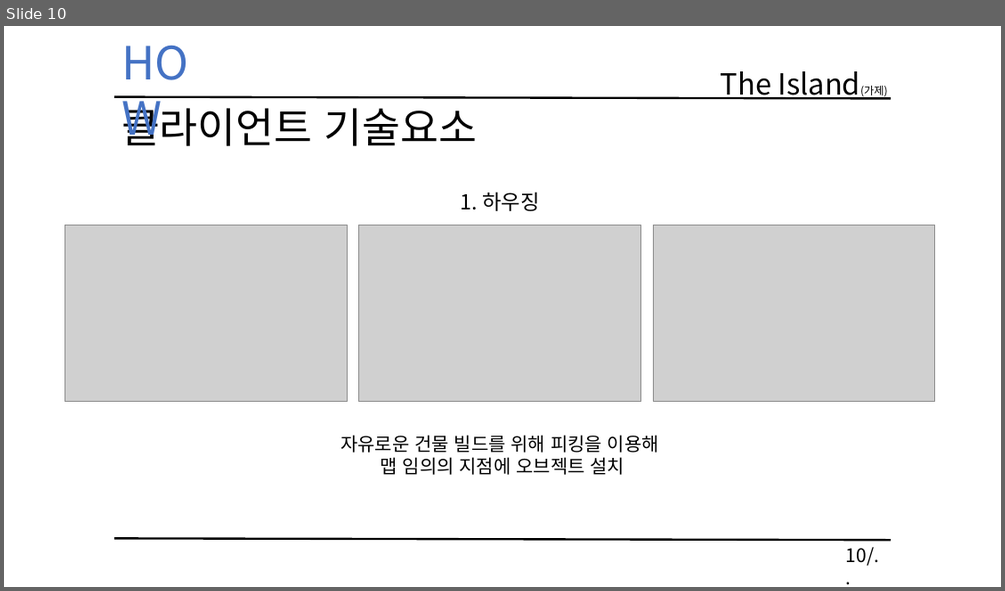
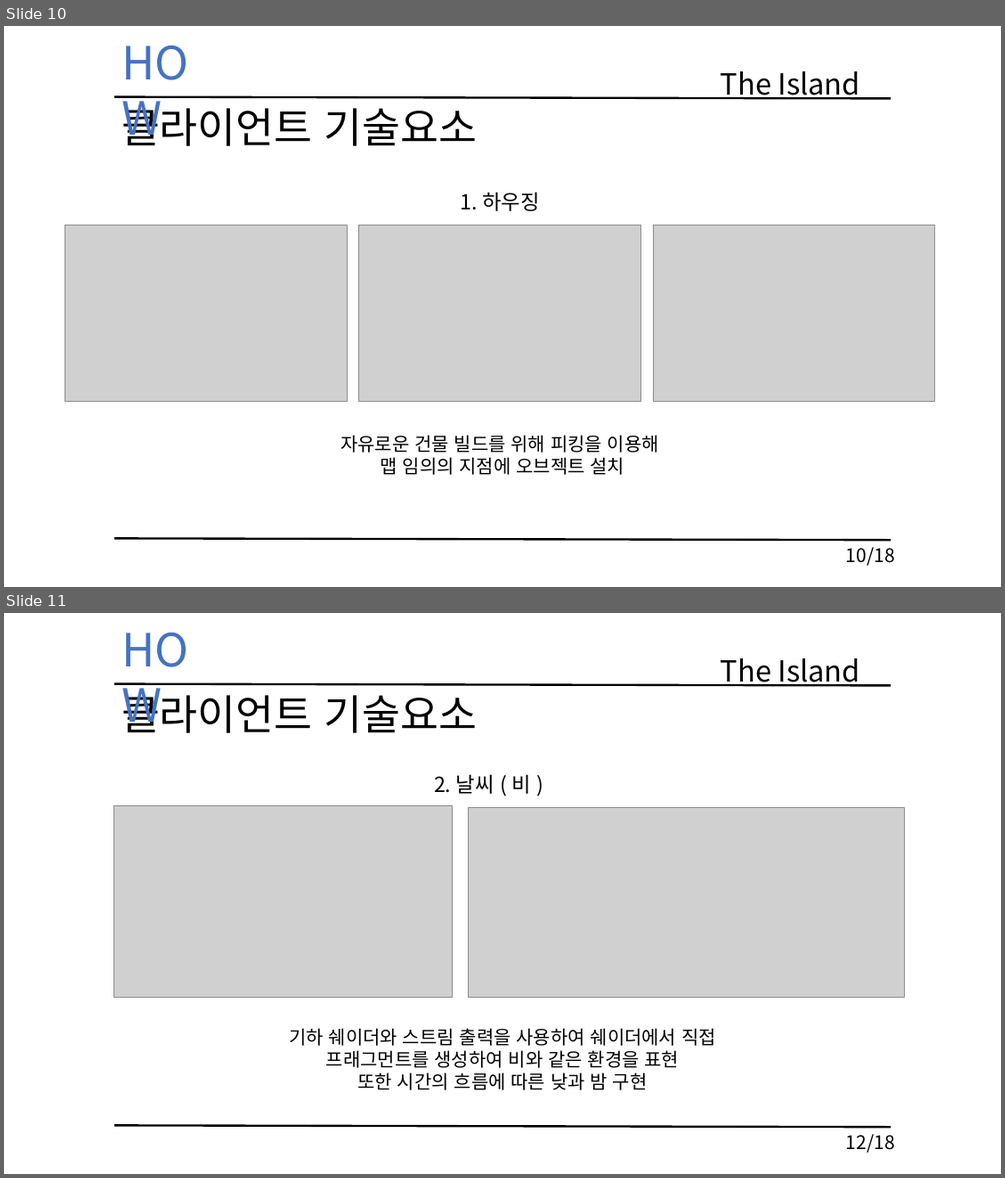
Before and after one commit to KimHaYoon/SickPerson, a slide deck: 문서/졸업작품 게임 기획서 초안.pptx. Shown one above the other, each under a label of ours: slide 10 before the commit, slides 10 and 11 after it. The pictures are 1005x591 and 1005x1178 pixels, drawn with LibreOffice and Linux fonts; fonts in the diff are those of the drawing; grey boxes stand for pictures. Boxes give left, top, right and bottom in pixels: in the first picture for what was removed or moved away, otherwise in the second. Text is boxed around its words. In the diff, an @@ line names an element or a change of style, - is before the commit and + after.

```diff
--- a/문서/졸업작품 게임 기획서 초안.pptx
+++ b/문서/졸업작품 게임 기획서 초안.pptx
@@ slide 11 added at [4,613,1001,1174], background #FFFFFF @@
@@ text added at [114,617,226,681], 44 pt, text #4472C4 @@
+HOW
@@ text added at [720,658,860,687], 28 pt, text #000000 @@
+The Island
@@ line added from (114, 684) to (890, 686), #000000 2 pt @@
@@ text added at [121,688,477,733], 40 pt, text #000000 @@
+클라이언트 기술요소
@@ text added at [434,774,530,794], 20 pt, text #000000 @@
+2. 날씨 ( 비 )
@@ picture added at [114,805,453,997] @@
@@ picture added at [469,807,905,997] @@
@@ text added at [289,1028,716,1090], 18 pt, text #000000 @@
+기하 쉐이더와 스트림 출력을 사용하여 쉐이더에서 직접
+프래그먼트를 생성하여 비와 같은 환경을 표현
+또한 시간의 흐름에 따른 낮과 밤 구현
@@ line added from (114, 1126) to (890, 1127), #000000 2 pt @@
@@ text added at [846,1134,895,1152], 18 pt, text #000000 @@
+12/18
@@ slide 10 changed as well @@
@@ text at [720,71,860,100]: text changed @@
-The Island(가제)
+The Island
@@ text at [846,547,895,565]: text changed @@
-10/..
+10/18
```
Also in this commit, not shown: 18 other slides changed.
